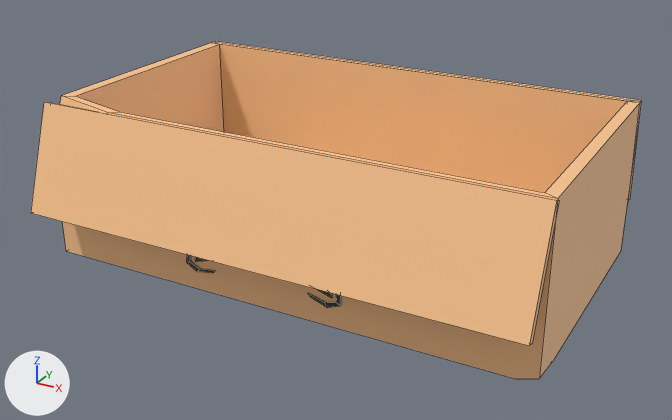
One commit to the FBX model Assets/StaticMeshes/SM_Box_Open_Med.fbx: the scene before it, then after it.
Rendered twice from a camera (50 mm lens) standing at (1.383, -2.335, 2.349) and looking at (0.088, 0.02, 1.172). Every picture has the same lights, and +X, +Y and +Z are marked at lower left. Mesh edges are drawn as thin lines. Where no turn or scale is listed for an object, it has been applied to the vertices.

The older version as bpy lines, for what is in view:
```python
me_mesh = bpy.data.meshes.new('Mesh')
me_mesh.from_pydata(...)  # 122 vertices, 100 faces; spans x -0.8..0.8, y -0.52..0.52, z -0.26..0.26
# faces by material slot: [70, 30]
me_mesh.materials.append(mat_m_box_tape)  # black #383838
me_mesh.materials.append(mat_m_box)  # beige #ffc891
ob_box_open_med = bpy.data.objects.new('Box_Open_Med', me_mesh)
ob_box_open_med.location = (0.075, 0.052, 1.251)
```
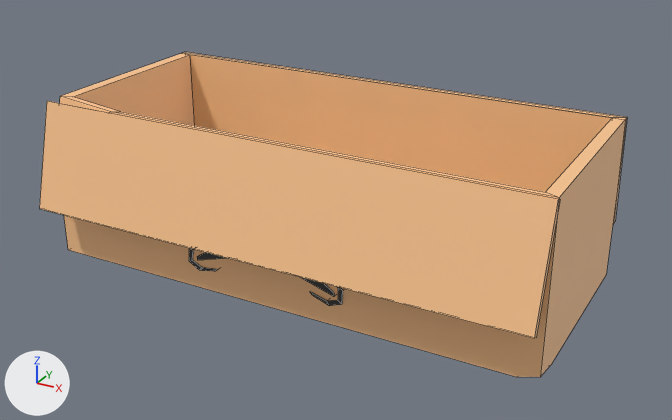
Commit message: Box Update

Where the change shows, as pixel boxes (x1, y1, x2, y2) in the pictures (672 x 420 px; the box of a moved part takes in the faces that stretch with it):
'Box_Open_Med', reshaped, moved: before (31, 41, 641, 379); after (39, 52, 627, 377)
part 1 of me_mesh, moved or reshaped: before (308, 293, 341, 308); after (310, 287, 343, 306)
part 2 of me_mesh, moved or reshaped: before (195, 257, 333, 298); after (197, 252, 335, 296)
part 3 of me_mesh, moved or reshaped: before (187, 255, 216, 273); after (189, 248, 218, 271)
part 4 of me_mesh, moved or reshaped: before (215, 41, 641, 203); after (184, 52, 627, 225)
part 5 of me_mesh, moved or reshaped: before (31, 102, 558, 346); after (39, 101, 559, 338)
part 6 of me_mesh, moved or reshaped: before (60, 42, 641, 379); after (60, 53, 627, 377)

What the commit changed:
me_mesh has 122 vertices, 100 faces and spans x -0.8..0.8, y -0.52..0.52, z -0.26..0.26.
me_mesh is used by ob_box_open_med; location (0.075, 0.052, 1.251).
me_mesh part 1: the loose piece of 20 vertices spanning x 0.13..0.23, y -0.41..-0.38, z -0.2..-0.09 is moved by (0.0, 0.09, 0.0).
me_mesh part 2: the loose piece of 20 vertices spanning x -0.26..0.21, y -0.41..-0.38, z -0.16..-0.06 is moved by (0.0, 0.09, 0.0).
me_mesh part 3: the loose piece of 20 vertices spanning x -0.29..-0.19, y -0.41..-0.38, z -0.2..-0.09 is moved by (0.0, 0.09, 0.0).
me_mesh part 4: the loose piece of 8 vertices spanning x -0.8..0.8, y 0.46..0.52, z -0.09..0.26 is moved by (0.0, -0.11, 0.0).
me_mesh part 5: the loose piece of 8 vertices spanning x -0.8..0.8, y -0.52..-0.38, z -0.08..0.26 is scaled about the mesh origin by (1, 0.773, 1).
me_mesh part 6: the loose piece of 22 vertices spanning x -0.8..0.8, y -0.4..0.48, z -0.26..0.26 is scaled about the mesh origin by (1, 0.773, 1).
Object 'Box_Open_Med' (ob_box_open_med) moves from (0.075, 0.052, 1.251) to (0.075, -0.029, 1.251).
